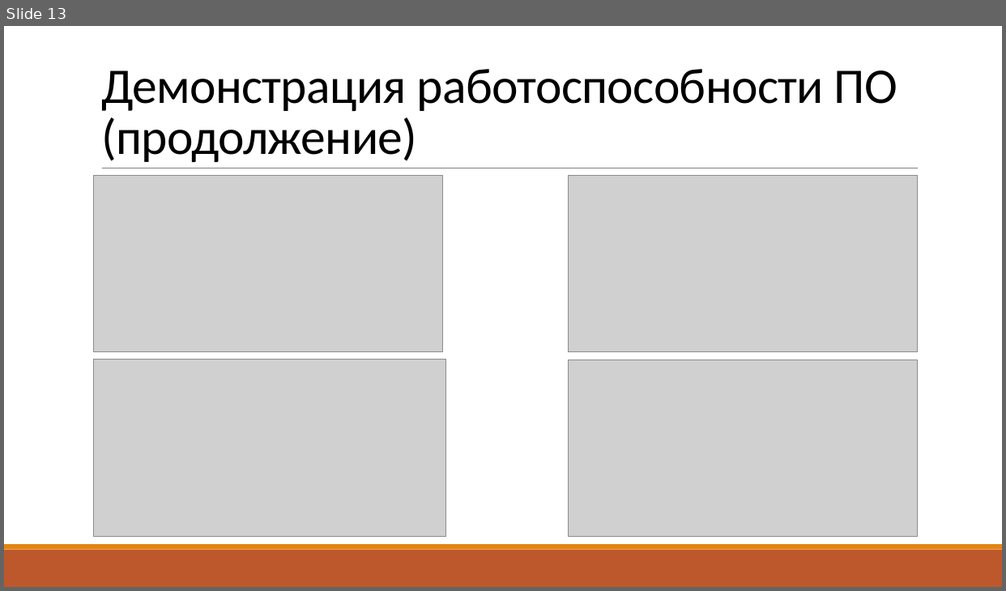
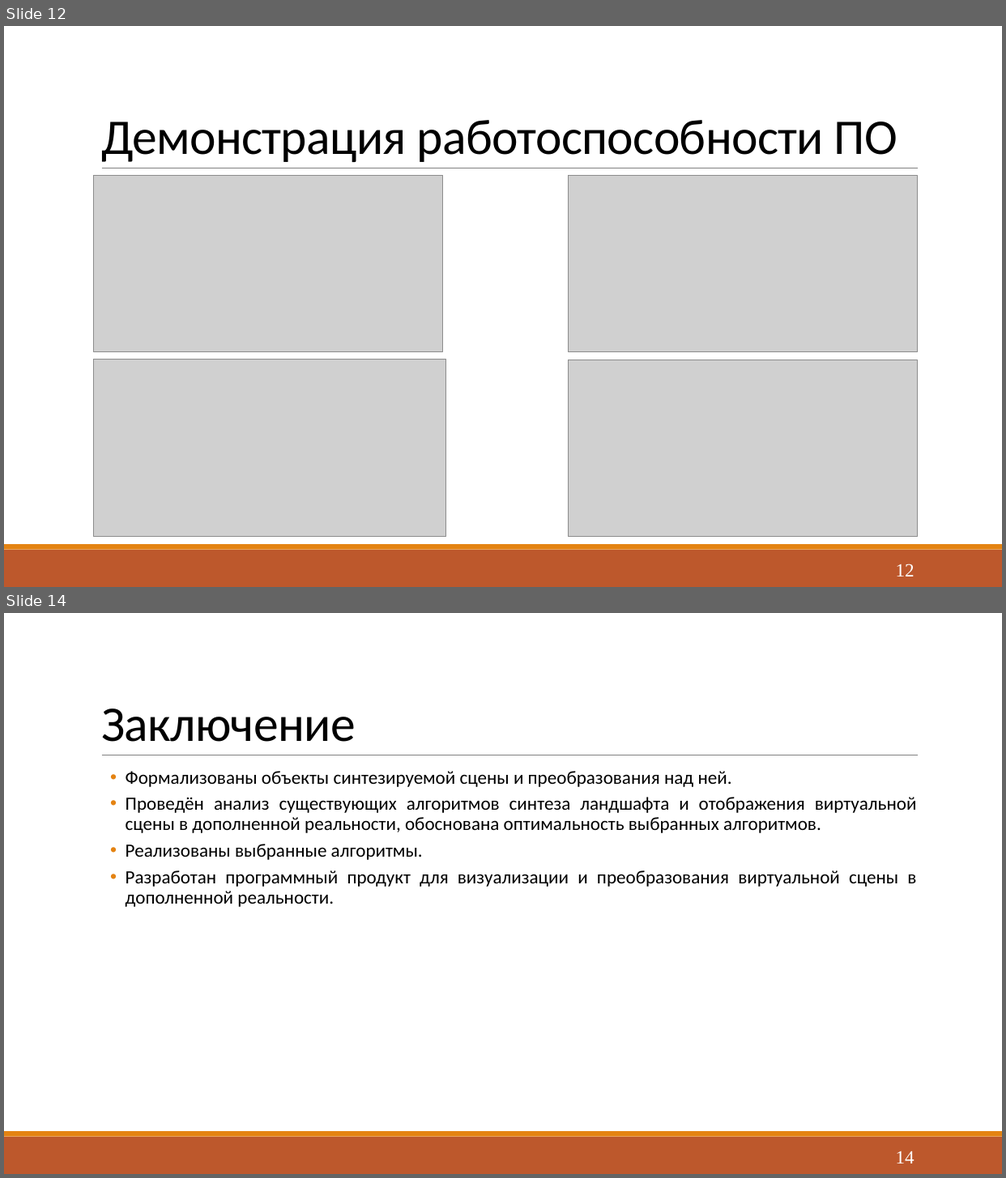
Before and after one commit to Yokud/CGCourseWork, a slide deck: docs/rpz/Presentation.pptx. Shown one above the other, each under a label of ours: slide 13 before the commit, slides 12 and 14 after it; the slides between them are not shown. The pictures are 1006x591 and 1006x1178 pixels, drawn with LibreOffice and Linux fonts; fonts in the diff are those of the drawing; grey boxes stand for pictures. Boxes give left, top, right and bottom in pixels: in the first picture for what was removed or moved away, otherwise in the second. Text is boxed around its words. In the diff, an @@ line names an element or a change of style, - is before the commit and + after.

```diff
--- a/docs/rpz/Presentation.pptx
+++ b/docs/rpz/Presentation.pptx
@@ slide 14 added at (x1=4, y1=613, x2=1002, y2=1174), background #FFFFFF; not listed: 3 template elements that a slide beside it also shows @@
@@ title added at (x1=101, y1=709, x2=356, y2=742), 48 pt, text #000000 @@
+Заключение
@@ text added at (x1=126, y1=771, x2=917, y2=907), 18 pt, text #000000 @@
+  • Формализованы объекты синтезируемой сцены и преобразования над ней.
+  • Проведён анализ существующих алгоритмов синтеза ландшафта и отображения виртуальной сцены в дополненной реальности, обоснована оптимальность выбранных алгоритмов.
+  • Реализованы выбранные алгоритмы.
+  • Разработан программный продукт для визуализации и преобразования виртуальной сцены в дополненной реальности.
@@ page number added at (x1=896, y1=1151, x2=914, y2=1164), 18 pt, text #FFFFFF @@
+14
@@ what was slide 13 is now slide 12 @@
@@ slide 12 changed as well @@
@@ title at (x1=101, y1=120, x2=897, y2=162): text changed @@
-Демонстрация работоспособности ПО (продолжение)
+Демонстрация работоспособности ПО
@@ page number added at (x1=896, y1=564, x2=914, y2=577), 18 pt, text #FFFFFF @@
+12
```
Also in this commit, not shown: 8 other slides changed, 5 other slides added, 6 slides removed, 4 other files.
